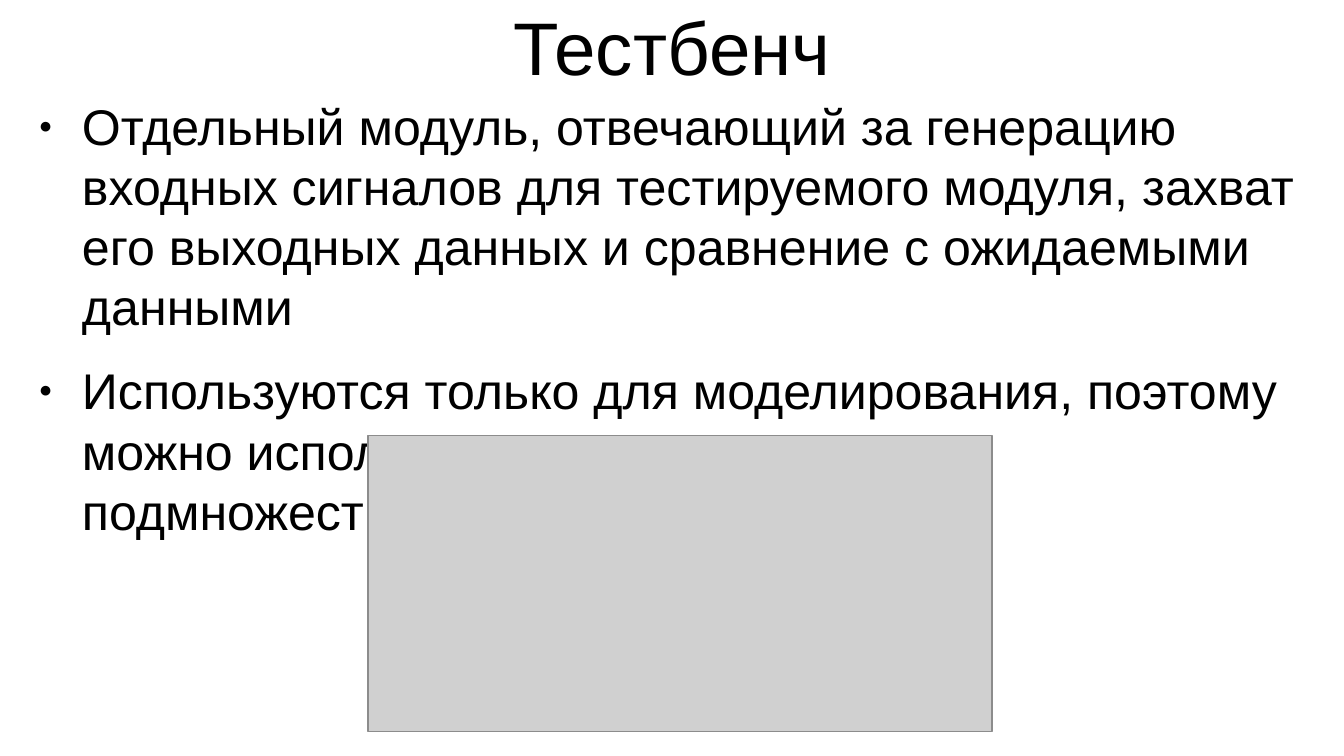
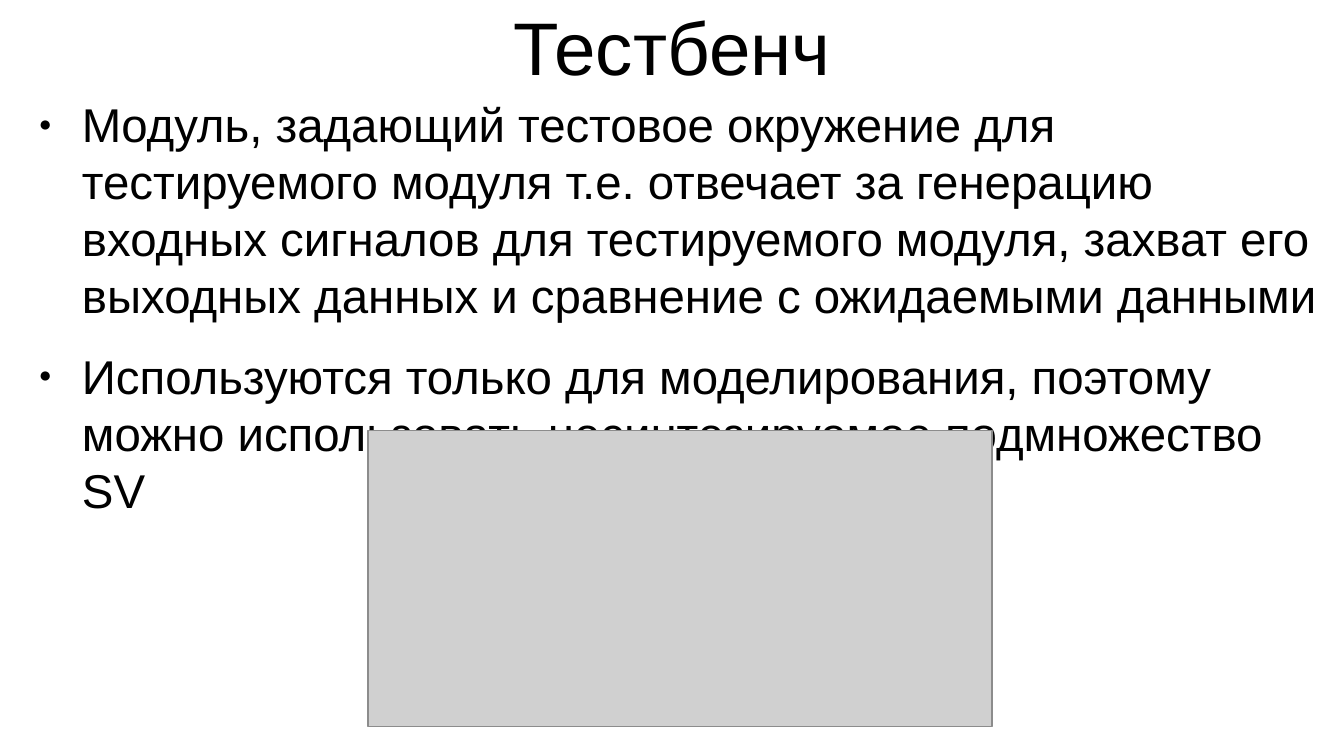
Before and after one commit to romakeii/rg-fpga-course, a slide deck: slide 27 of part-2/presentation.odp. Drawn at 1344x756 pixels with LibreOffice and Linux fonts; fonts in the diff are those of the drawing; grey boxes stand for pictures. Boxes give left, top, right and bottom in pixels: in the first picture for what was removed or moved away, otherwise in the second. Text is boxed around its words. In the diff, an @@ line names an element or a change of style, - is before the commit and + after.

```diff
--- a/part-2/presentation.odp
+++ b/part-2/presentation.odp
@@ text at [82,106,1316,323]: text changed; size 29.6 to 28 pt @@
-● Отдельный модуль, отвечающий за генерацию входных сигналов для тестируемого модуля, захват его выходных данных и сравнение с ожидаемыми данными
+● Mодуль, задающий тестовое окружение для тестируемого модуля т.е. отвечает за генерацию входных сигналов для тестируемого модуля, захват его выходных данных и сравнение с ожидаемыми данными
@@ text at [82,361,1262,460]: size 29.6 to 28 pt in "Используются только для моделирования, поэтому можно использ ..." @@
@@ picture: place and size @@
-picture at [368,435,993,732]
+picture at [368,431,993,727]
```
Also in this commit, not shown: 7 other slides changed, 1 slide added, 1 other file.
